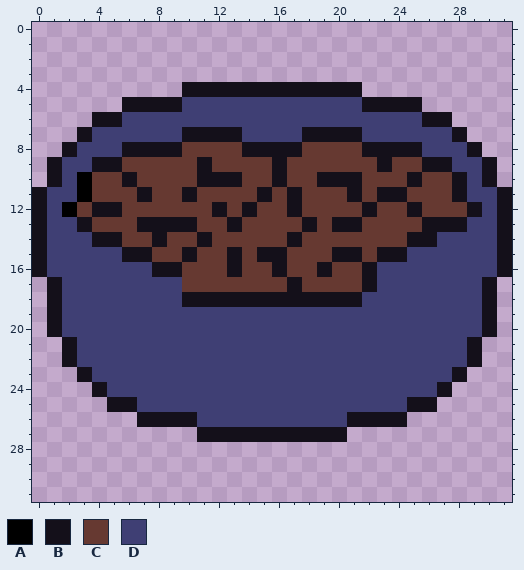
A pixel-art sprite gets an edit: core/assets/food_bowl.png. Above: the version before the commit.
The file is 32x32 pixels.
Palette (. is transparent): A #000000  B #14101a  C #663931  D #3f3f74
After the commit:
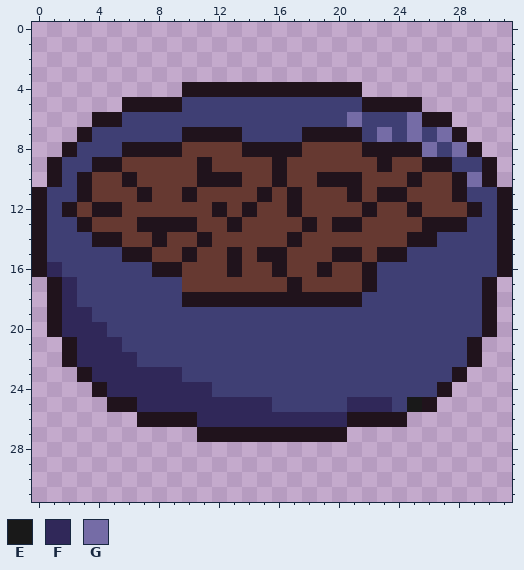
Colours new in this view: E #191919  F #302859  G #756ca6
Diff:
Colour B changes from #14101a to #20131c.
The author changed colour A to colour B in rows 10 to 11 at x 3; in row 12 at x 2.
The author changed colour B to colour E in row 25 at x 25.
The author changed colour D to colour F in row 16 at x 1; in rows 17 to 18 at x 2; in row 19 at x 2 to 3; in row 20 at x 2 to 4; in row 21 at x 3 to 5; in row 22 at x 3 to 6.
The author changed colour D to colour F in row 23 at x 4 to 9; in row 24 at x 5 to 11; in row 25 at x 7 to 15 and 21 to 23; in row 26 at x 11 to 20.
The author changed colour D to colour G in row 6 at x 21 and 25; in row 7 at x 23, 25 and 27; in row 8 at x 26 and 28; in row 10 at x 29.
